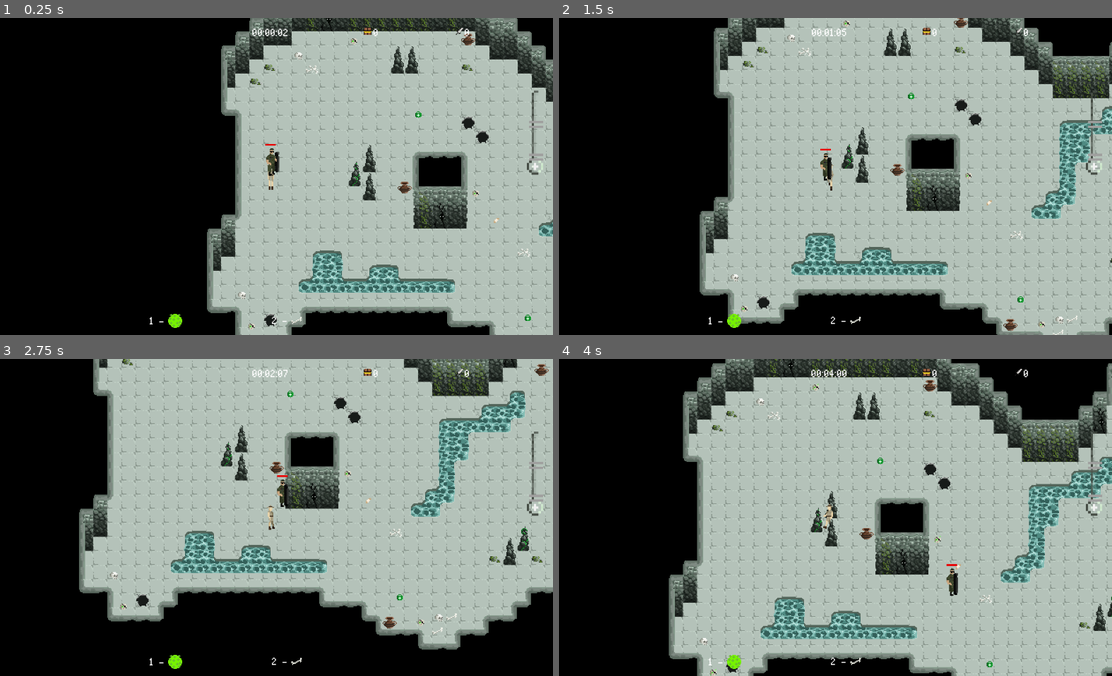
Above: before the commit, frames 1-4 (two rows, left to right).
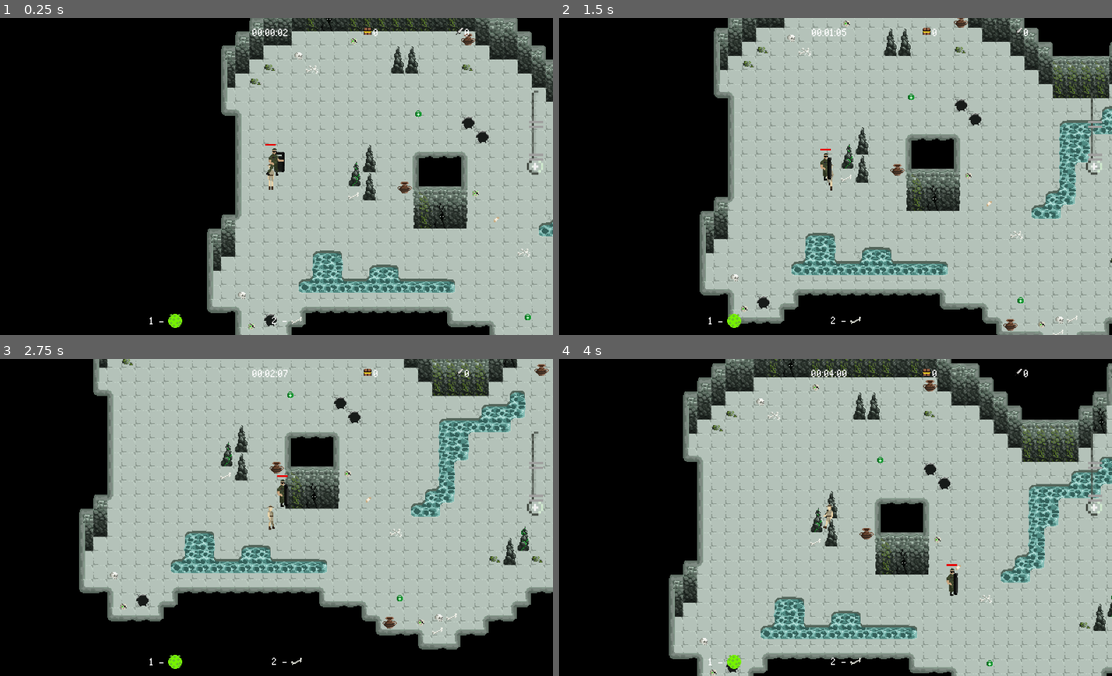
Above: after the commit, the same moments.

Repository: mirogon/Archaeology
Game: Godot game, scene res://Scenes/Main.tscn
Same seed, same stepped clock (60 frames per second), same inputs: the game is played once before the commit and once after it.
Inputs (mouse positions are in pixels of both pictures, inside the frame that each line leads up to):
- Up to frame 1 (0.25 s): no input
- Up to frame 2 (1.5 s): move the mouse to (951, 160) at 0.52 s; hold Right (ui_right) 0.53-1.28 s; tap F (action) at 0.6 s; move the mouse to (713, 192) at 1.27 s; hold Down (ui_down) from 1.28 s (still down); tap 1 at 1.35 s
- Up to frame 3 (2.75 s): move the mouse to (326, 447) at 2.02 s; release Down (ui_down) at 2.03 s; hold Right (ui_right) from 2.03 s (still down); hold 2 from 2.03 s (still down)
- Up to frame 4 (4 s): move the mouse to (802, 580) at 2.77 s; release Right (ui_right) at 2.78 s; release 2 at 2.78 s; hold Up (ui_up) 2.78-3.53 s; tap F (action) at 2.85 s; move the mouse to (1001, 565) at 3.52 s; hold Left (ui_left) from 3.53 s (still down); hold 1 from 3.53 s (still down)

The runs differ from the first frame. In frame 1, 0.2% of the frame differs, in the area x 44-97%, y 6-98%; in frame 2, less than 0.1%; in frame 3, less than 0.1%; in frame 4, less than 0.1%.

Commit message:
Adjusted Z indices

Diff:
--- a/Scenes/Enemies/Bat.tscn
+++ b/Scenes/Enemies/Bat.tscn
@@ -64,6 +64,7 @@
 } ]
 
 [node name="Bat" type="KinematicBody2D"]
+z_index = 5
 script = ExtResource( 2 )
 animation_name = "Bat"
 coin_scene = ExtResource( 4 )
--- a/Scenes/Enemies/Goblin.tscn
+++ b/Scenes/Enemies/Goblin.tscn
@@ -44,6 +44,7 @@
 } ]
 
 [node name="Goblin" type="KinematicBody2D"]
+z_index = 5
 script = ExtResource( 3 )
 animation_name = "Goblin"
 coin_scene = ExtResource( 4 )
@@ -60,6 +61,7 @@
 position = Vector2( 8, -9 )
 frames = SubResource( 7 )
 animation = "Goblin_Walk"
+frame = 2
 playing = true
 
 [node name="HealthSystem" parent="." instance=ExtResource( 2 )]
--- a/Scenes/Enemies/Rat.tscn
+++ b/Scenes/Enemies/Rat.tscn
@@ -69,7 +69,7 @@
 extents = Vector2( 7, 5.5 )
 
 [node name="Rat" type="KinematicBody2D" groups=["Enemy"]]
-z_index = 2
+z_index = 5
 script = ExtResource( 1 )
 speed = 65
 animation_name = "Rat"
@@ -80,9 +80,9 @@
 
 [node name="AnimatedSprite" type="AnimatedSprite" parent="."]
 position = Vector2( 0, -8 )
-z_index = 5
 frames = SubResource( 67 )
 animation = "Rat_Walk"
+frame = 3
 playing = true
 
 [node name="CollisionShape2D" type="CollisionShape2D" parent="."]
--- a/Scenes/Enemies/Scarab.tscn
+++ b/Scenes/Enemies/Scarab.tscn
@@ -64,7 +64,7 @@
 } ]
 
 [node name="Scarab" type="KinematicBody2D" groups=["Enemy"]]
-z_index = 2
+z_index = 5
 script = ExtResource( 1 )
 animation_name = "Scarab"
 coin_scene = ExtResource( 4 )
--- a/Scenes/Enemies/Snake.tscn
+++ b/Scenes/Enemies/Snake.tscn
@@ -119,7 +119,7 @@
 z_index = 1
 frames = SubResource( 21 )
 animation = "Snake_Walk"
-frame = 8
+frame = 1
 playing = true
 
 [node name="CollisionShape2D" type="CollisionShape2D" parent="."]
--- a/Scenes/Items/Bandage.tscn
+++ b/Scenes/Items/Bandage.tscn
@@ -31,6 +31,7 @@
 } ]
 
 [node name="Bandage" type="Area2D" groups=["HealthPickup"]]
+z_index = 3
 script = ExtResource( 2 )
 health_value = 50
 
@@ -40,4 +41,5 @@
 [node name="AnimatedSprite" type="AnimatedSprite" parent="."]
 frames = SubResource( 6 )
 animation = "Bandage"
+frame = 1
 playing = true
--- a/Scenes/Items/Coin.tscn
+++ b/Scenes/Items/Coin.tscn
@@ -39,7 +39,7 @@
 } ]
 
 [node name="Coin" type="Area2D" groups=["TreasurePickup"]]
-z_index = 6
+z_index = 3
 script = ExtResource( 1 )
 treasure_value = 1
 
--- a/Scenes/Items/Medikit.tscn
+++ b/Scenes/Items/Medikit.tscn
@@ -23,6 +23,7 @@
 } ]
 
 [node name="Medikit" type="Area2D" groups=["HealthPickup"]]
+z_index = 3
 script = ExtResource( 2 )
 
 [node name="CollisionShape2D" type="CollisionShape2D" parent="."]
@@ -31,4 +32,5 @@
 
 [node name="AnimatedSprite" type="AnimatedSprite" parent="."]
 frames = SubResource( 3 )
+frame = 1
 playing = true
--- a/Scenes/Items/Ruby.tscn
+++ b/Scenes/Items/Ruby.tscn
@@ -35,7 +35,7 @@
 } ]
 
 [node name="Ruby" type="Area2D" groups=["TreasurePickup"]]
-z_index = 6
+z_index = 3
 script = ExtResource( 1 )
 treasure_value = 2
 
@@ -45,5 +45,5 @@
 [node name="AnimatedSprite" type="AnimatedSprite" parent="."]
 frames = SubResource( 6 )
 animation = "ruby"
-frame = 3
+frame = 1
 playing = true
--- a/Scenes/Items/Syringe.tscn
+++ b/Scenes/Items/Syringe.tscn
@@ -22,6 +22,7 @@
 } ]
 
 [node name="Syringe" type="Area2D"]
+z_index = 3
 
 [node name="CollisionShape2D" type="CollisionShape2D" parent="."]
 shape = SubResource( 1 )
--- a/Scenes/Items/TreasureSkull.tscn
+++ b/Scenes/Items/TreasureSkull.tscn
@@ -35,6 +35,7 @@
 } ]
 
 [node name="treasure_skull" type="Area2D" groups=["TreasurePickup"]]
+z_index = 3
 script = ExtResource( 1 )
 treasure_value = 3
 
@@ -43,5 +44,5 @@
 
 [node name="AnimatedSprite" type="AnimatedSprite" parent="."]
 frames = SubResource( 7 )
-frame = 2
+frame = 5
 playing = true
--- a/Scenes/Items/Vase.tscn
+++ b/Scenes/Items/Vase.tscn
@@ -52,6 +52,7 @@
 } ]
 
 [node name="Vase" type="Area2D"]
+z_index = 3
 script = ExtResource( 2 )
 coin_scene = ExtResource( 3 )
 coin_drop_chance = 80
--- a/Scenes/Other/HealingArea.tscn
+++ b/Scenes/Other/HealingArea.tscn
@@ -9,6 +9,7 @@
 radius = 28.0713
 
 [node name="HealingArea" type="Area2D"]
+z_index = 1
 script = ExtResource( 2 )
 
 [node name="CollisionShape2D" type="CollisionShape2D" parent="."]
--- a/Scenes/Player.tscn
+++ b/Scenes/Player.tscn
@@ -120,7 +120,7 @@
 
 [node name="Player" type="KinematicBody2D" groups=["Player"]]
 position = Vector2( -482, -44 )
-z_index = 1
+z_index = 4
 script = ExtResource( 2 )
 projectileScene = ExtResource( 5 )
 healing_projectile_scene = ExtResource( 6 )
@@ -138,6 +138,7 @@
 z_index = 1
 frames = SubResource( 26 )
 animation = "Walk_Right"
+frame = 3
 playing = true
 
 [node name="HealthSystem" parent="." instance=ExtResource( 3 )]
--- a/Scenes/Rooms/Boulder.tscn
+++ b/Scenes/Rooms/Boulder.tscn
@@ -51,13 +51,13 @@
 radius = 13.0112
 
 [node name="Boulder" type="Area2D"]
+z_index = 6
 script = ExtResource( 2 )
 hit_damage = 80
 
 [node name="AnimatedSprite" type="AnimatedSprite" parent="."]
 frames = SubResource( 10 )
 animation = "Boulder_Roll"
-frame = 5
 playing = true
 
 [node name="CollisionShape2D" type="CollisionShape2D" parent="."]
--- a/Scenes/Rooms/Room.tscn
+++ b/Scenes/Rooms/Room.tscn
@@ -693,7 +693,7 @@
 36/shape_one_way = false
 36/shape_one_way_margin = 0.0
 36/shapes = [  ]
-36/z_index = 5
+36/z_index = 6
 37/name = "GlowingStoneBottom"
 37/texture = ExtResource( 1 )
 37/tex_offset = Vector2( 0, 0 )
@@ -728,7 +728,7 @@
 38/shape_one_way = false
 38/shape_one_way_margin = 0.0
 38/shapes = [  ]
-38/z_index = 5
+38/z_index = 6
 39/name = "StoneBottom"
 39/texture = ExtResource( 1 )
 39/tex_offset = Vector2( 0, 0 )
@@ -782,7 +782,7 @@
 tile_set = SubResource( 46 )
 cell_size = Vector2( 16, 16 )
 format = 1
-tile_data = PoolIntArray( -852014, 10, 0, -852013, 11, 0, -8 …(794 unchanged characters)…  -43, 37, 0, -42, 38, 0, -7, 17, 0, 65494, 39, 0, 65498, 10, 0, 131035, 11, 0, 1 …(345 unchanged characters)…
+tile_data = PoolIntArray( -852014, 10, 0, -852013, 11, 0, -8 …(794 unchanged characters)…  -43, 37, 0, -42, 38, 0, -7, 17, 0, 65493, 18, 0, 65494, 39, 0, 65498, 10, 0, 131035, 11, 0, 1 …(345 unchanged characters)…
 __meta__ = {
 "_editor_description_": ""
 }
--- a/Scenes/Soldier.tscn
+++ b/Scenes/Soldier.tscn
@@ -155,7 +155,7 @@
 
 [node name="Soldier" type="Area2D" groups=["Soldier"]]
 position = Vector2( 0, -1 )
-z_index = 1
+z_index = 4
 script = ExtResource( 4 )
 
 [node name="CollisionShape2D" type="CollisionShape2D" parent="."]
@@ -167,7 +167,6 @@
 z_index = 1
 frames = SubResource( 19 )
 animation = "Army_ATK_Right"
-frame = 3
 playing = true
 
 [node name="NavigationMovement" parent="." instance=ExtResource( 2 )]
